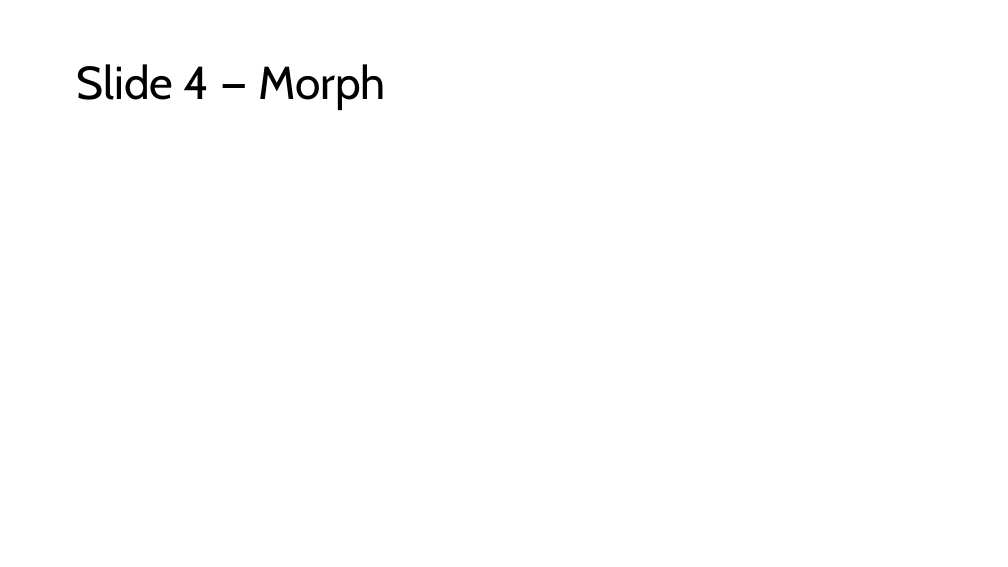
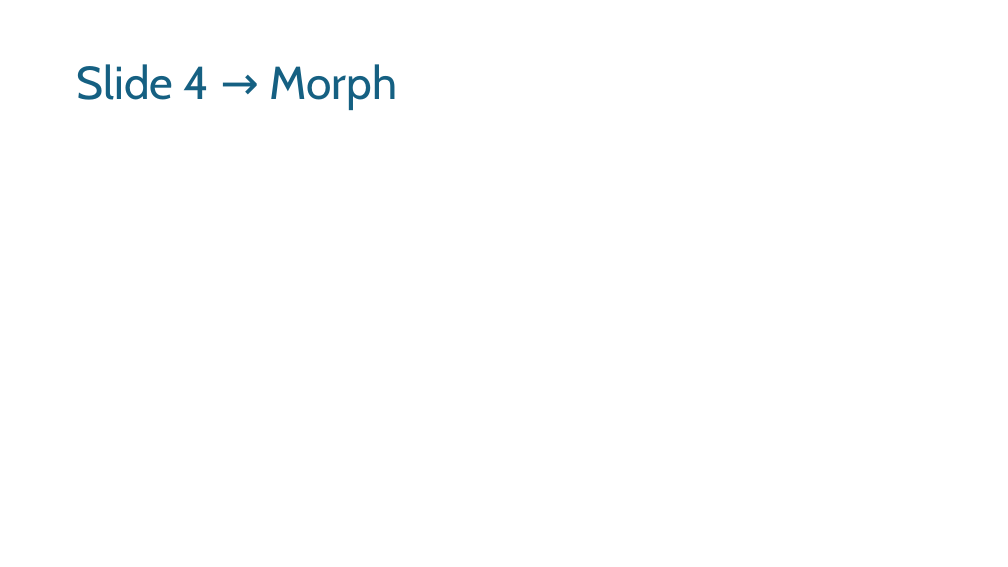
Before and after one commit to onysu/kursus, a slide deck: slide 4 of assets/files/4-slide-berurutan.pptx. Drawn at 1008x567 pixels with LibreOffice and Linux fonts; fonts in the diff are those of the drawing. Boxes give left, top, right and bottom in pixels: in the first picture for what was removed or moved away, otherwise in the second. Text is boxed around its words. In the diff, an @@ line names an element or a change of style, - is before the commit and + after.

```diff
--- a/assets/files/4-slide-berurutan.pptx
+++ b/assets/files/4-slide-berurutan.pptx
@@ title at bbox=[77, 64, 397, 110]: text changed; text colour #000000 to #156082 @@
-Slide 4 — Morph
+Slide 4 → Morph
```
Also in this commit, not shown: 3 other slides changed, 4 other files.
